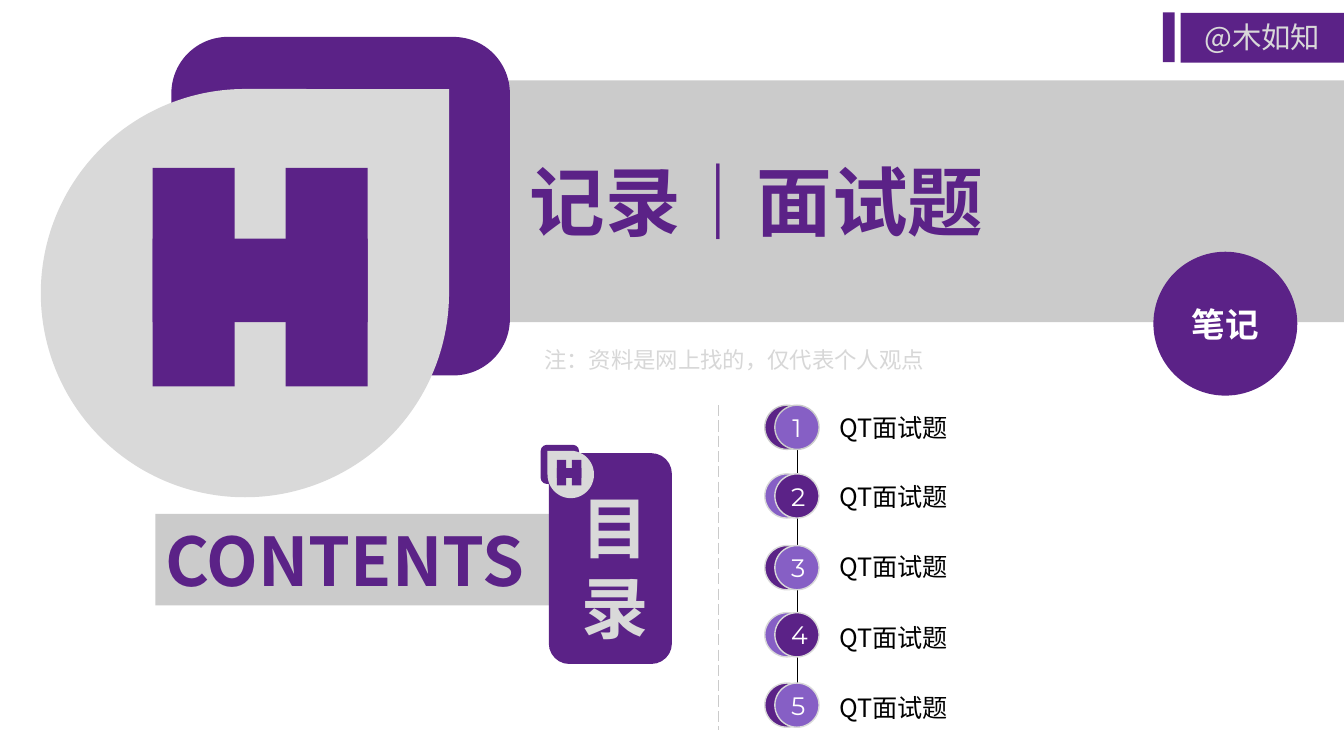
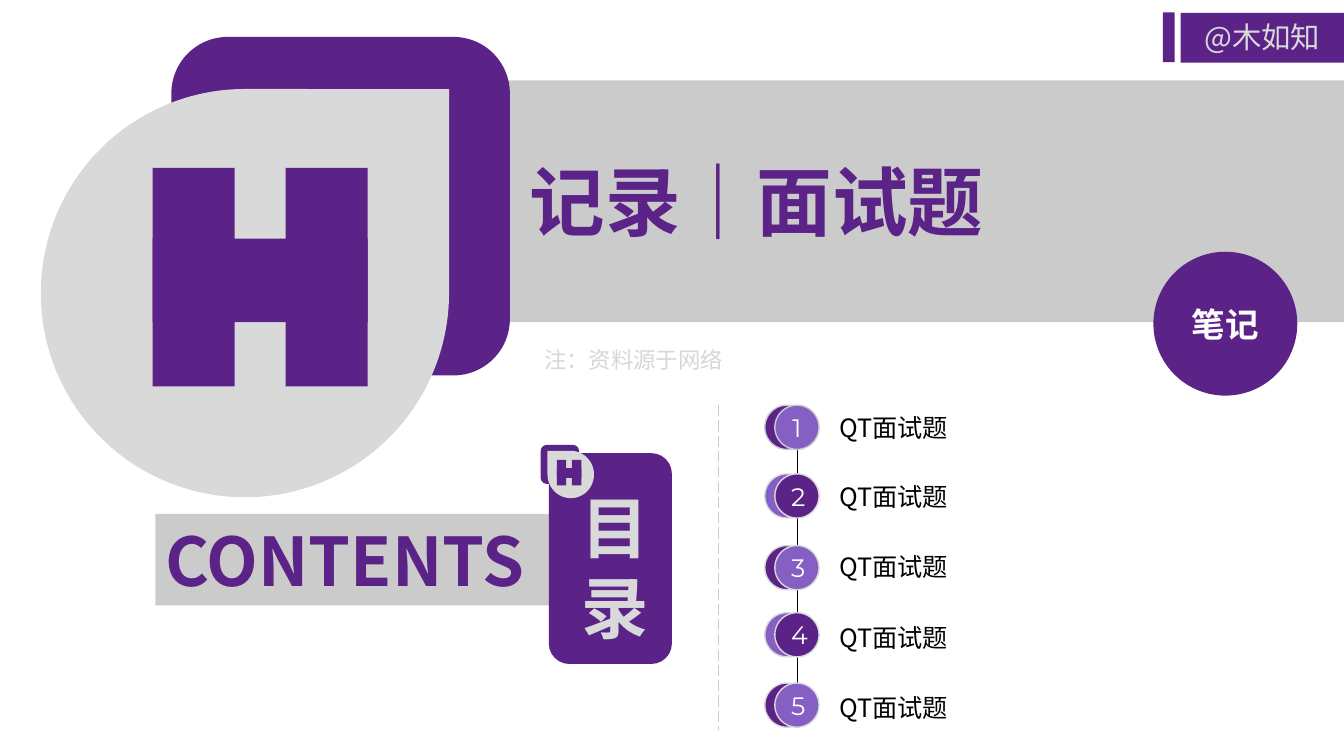
Before and after one commit to huangbaozhi/MuruzNotes, a slide deck: slide 1 of ppt/Qt面试题2.pptx. Drawn at 1344x756 pixels with LibreOffice and Linux fonts; fonts in the diff are those of the drawing. Boxes give left, top, right and bottom in pixels: in the first picture for what was removed or moved away, otherwise in the second. Text is boxed around its words. In the diff, an @@ line names an element or a change of style, - is before the commit and + after.

```diff
--- a/ppt/Qt面试题2.pptx
+++ b/ppt/Qt面试题2.pptx
@@ text at <box>544,343,723,375</box>: text changed @@
-注：资料是网上找的，仅代表个人观点
+注：资料源于网络
```
Also in this commit, not shown: 4 other files.
